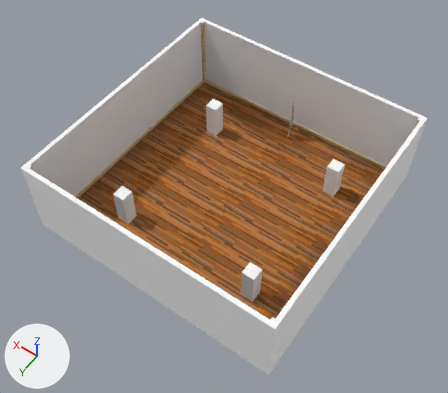
Two versions of the COLLADA model public/gallery/gallery.dae, one commit apart.
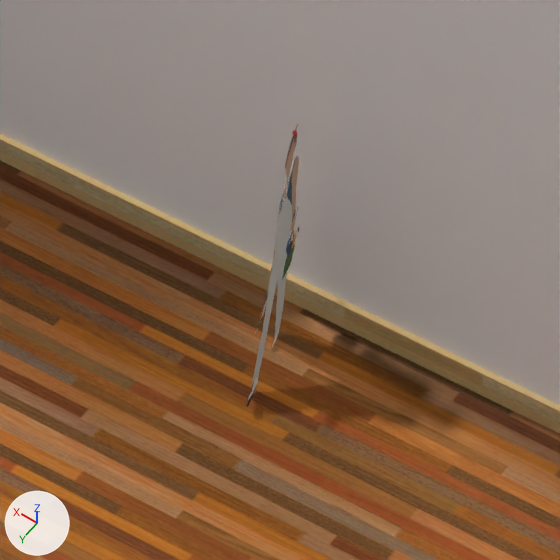
There are two pictures of each version: one whole from a 50 mm camera at (-3.26, 15.92, 17.82) aimed at (4.38, 5.23, 1.02), one close up on the part from 57% to 73% of the width and 22% to 41% of the height. The lights are fixed; the arrows at lower left show +X, +Y and +Z. Where no turn or scale is listed for an object, it has been applied to the vertices.

In view in the first close-up: 'Lisanne', 'SketchUp'.
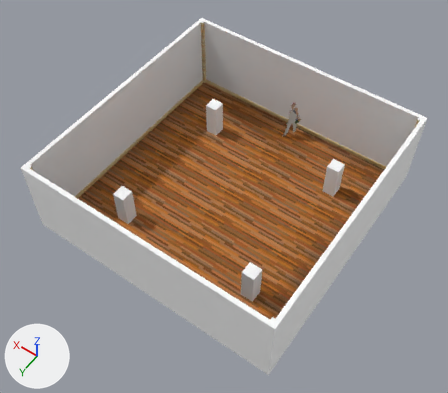
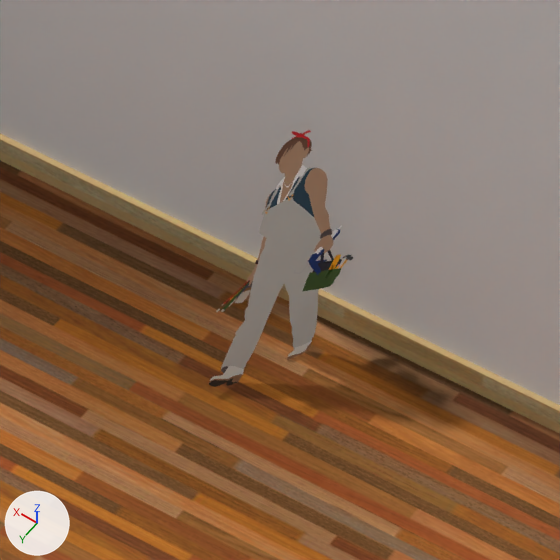
Changed parts and their boxes (x1, y1, x2, y2) in the close-ups (560 x 560 px):
'Lisanne', turned
    before: (247, 124, 299, 407)
    after: (209, 130, 353, 387)

The change, as a list of edits to the scene's bpy script:
```text
Change ob_lisanne:
    ob_lisanne.rotation_euler: (0.0, 0.0, 1.851) -> (0.0, 0.0, 1.155)  # degrees (0, 0, 106) -> degrees (0, 0, 66)
```
